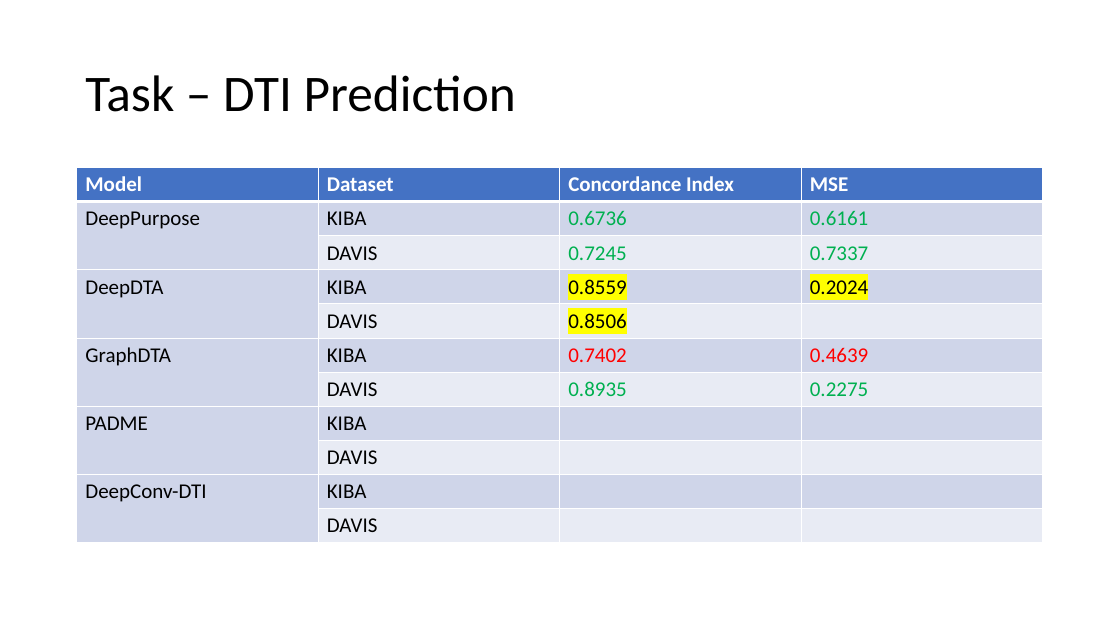
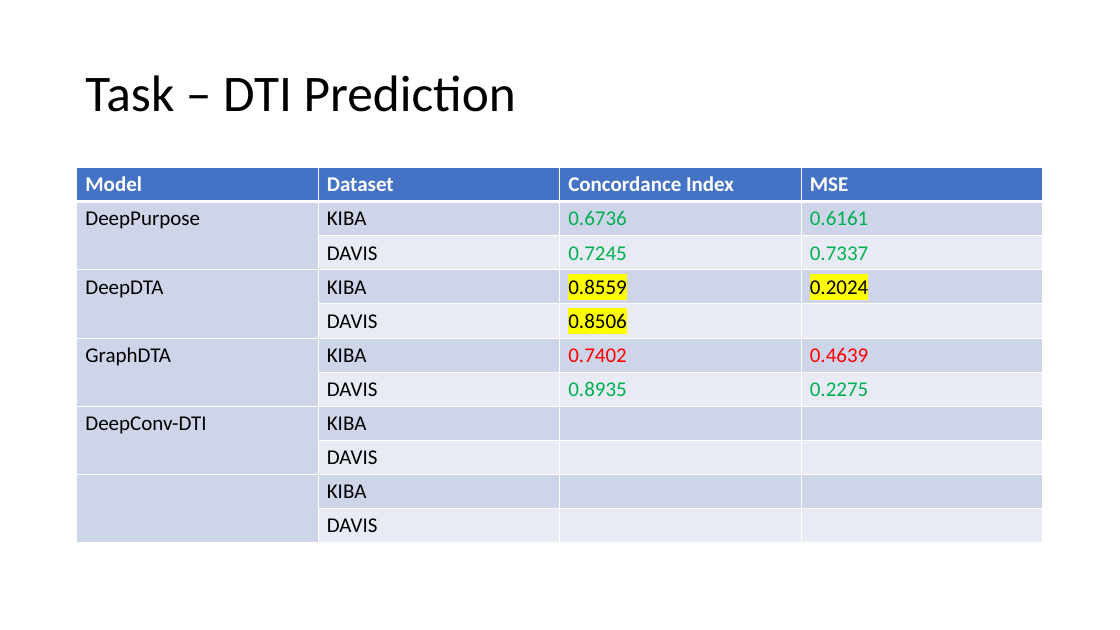
Before and after one commit to debnathk/articles, a slide deck: slide 7 of articles.pptx. Drawn at 1120x630 pixels with LibreOffice and Linux fonts; fonts in the diff are those of the drawing. Boxes give left, top, right and bottom in pixels: in the first picture for what was removed or moved away, otherwise in the second. Text is boxed around its words. In the diff, an @@ line names an element or a change of style, - is before the commit and + after.

```diff
--- a/articles.pptx
+++ b/articles.pptx
@@ table at [77, 168, 1045, 543] @@
-row 8: PADME | KIBA |  | 
-row 9:  | DAVIS |  | 
+row 10:  | KIBA |  | 
+row 11:  | DAVIS |  | 
```
Also in this commit, not shown: 1 other file.
